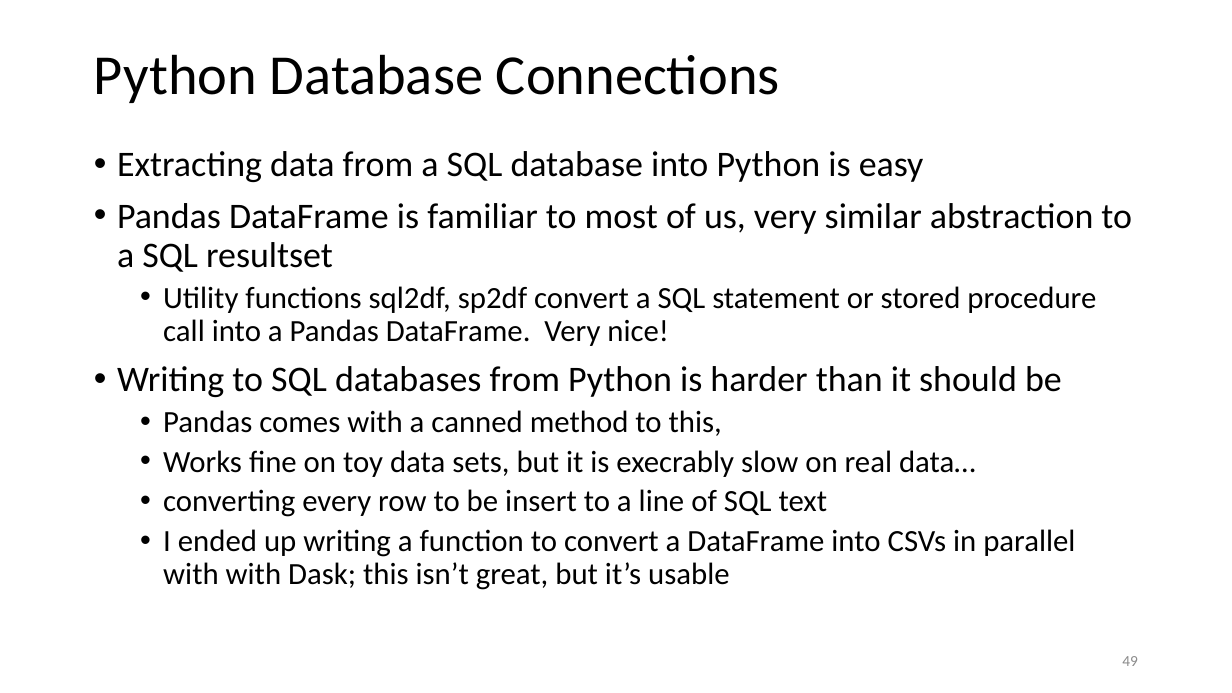
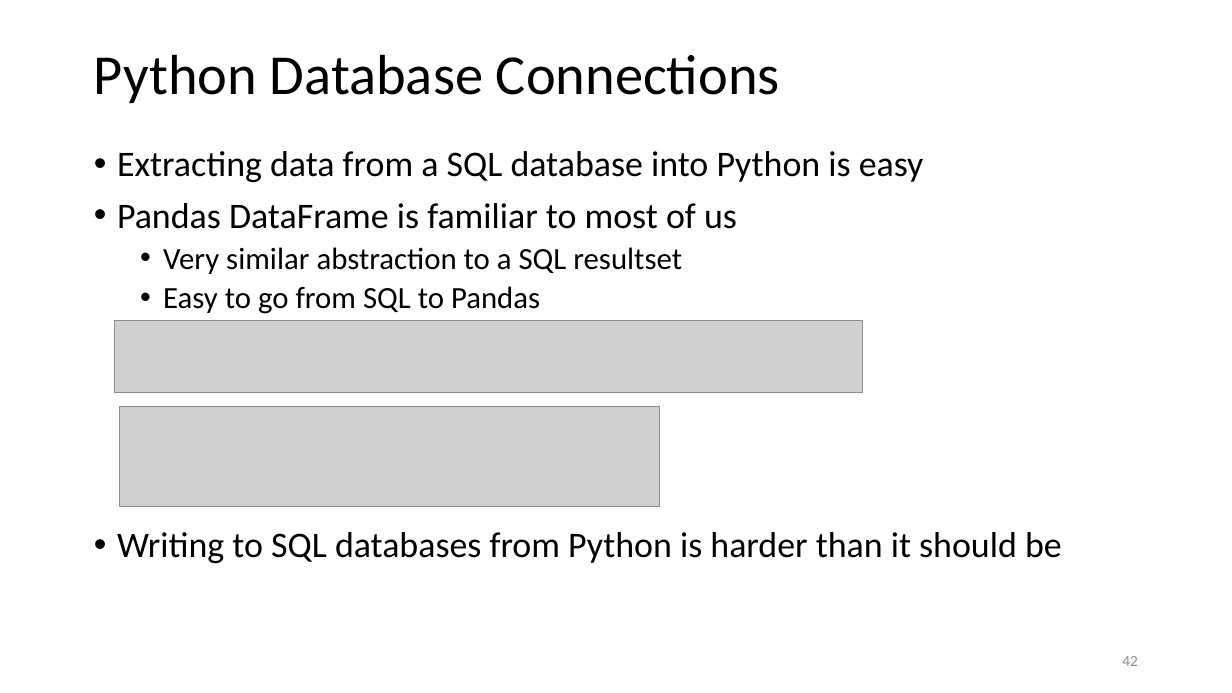
Before and after one commit to memanuel/kepler-sieve, a slide deck: slide 42 of presentation/kepler-sieve-slides.pptx (slide 49 before the commit). Drawn at 1232x693 pixels with LibreOffice and Linux fonts; fonts in the diff are those of the drawing; grey boxes stand for pictures. Boxes give left, top, right and bottom in pixels: in the first picture for what was removed or moved away, otherwise in the second. Text is boxed around its words. In the diff, an @@ line names an element or a change of style, - is before the commit and + after.

Commit message:
revised presentation / less text

```diff
--- a/presentation/kepler-sieve-slides.pptx
+++ b/presentation/kepler-sieve-slides.pptx
@@ text at [117,203,737,314]: text changed @@
-• Pandas DataFrame is familiar to most of us, very similar abstraction to a SQL resultset
-  • Utility functions sql2df, sp2df convert a SQL statement or stored procedure call into a Pandas DataFrame. Very nice!
+• Pandas DataFrame is familiar to most of us
+  • Very similar abstraction to a SQL resultset
+  • Easy to go from SQL to Pandas
@@ picture added at [115,321,862,393] @@
@@ picture added at [120,407,660,507] @@
@@ text at [163,410,1075,590]: paragraphs removed @@
-  • Pandas comes with a canned method to this,
-  • Works fine on toy data sets, but it is execrably slow on real data…
-  • converting every row to be insert to a line of SQL text
-  • I ended up writing a function to convert a DataFrame into CSVs in parallel with with Dask; this isn’t great, but it’s usable
@@ page number at [1122,656,1138,666]: text changed @@
-49
+42
```
Also in this commit, not shown: 21 other slides changed, 1 slide added, 5 slides removed, 7 other files.
